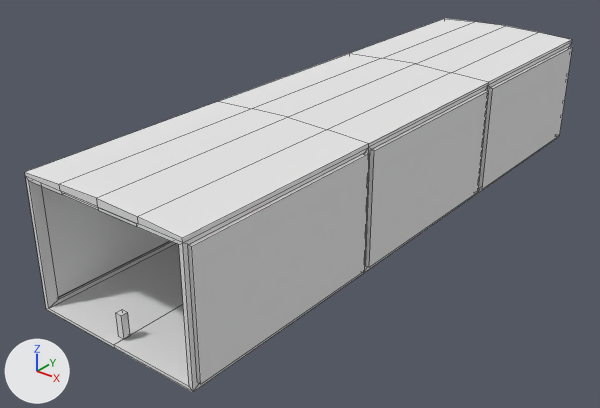
An edit to the Blender file Blender Moderls/Level 3 On Train/TrainSet.blend, drawn before and after from the same camera.
Both versions are drawn from a 50 mm lens placed at (34.7, -50.4, 29.7), pointed at (-1.7, -4.9, 1.5). Every picture has the same lights, and +X, +Y and +Z are marked at lower left. Mesh edges are drawn as thin lines. The same objects are shown in both versions, whatever each file hides.

Names of what the first picture shows: 'Cube', 'TrainSet'.
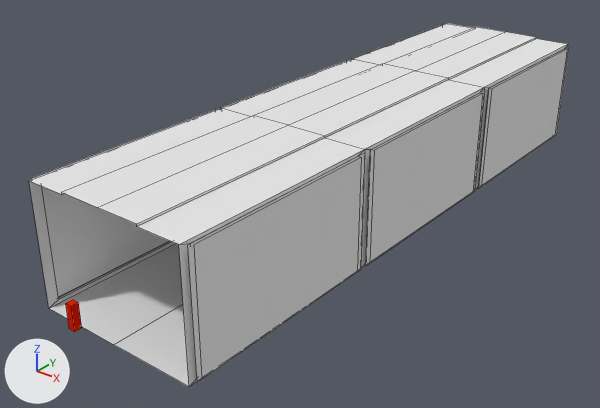
Changed parts and their boxes [x1, y1, x2, y2] in the pictures (600 x 408 px):
'TrainSet', reshaped: before [25, 18, 573, 392]; after [29, 23, 569, 386]
'Cube', recoloured, moved: before [116, 309, 130, 339]; after [66, 300, 82, 332]
part 1 of me_cube, deleted: before [25, 18, 573, 392]

Edits to the bpy script that builds the scene:
```text
Add mat_material_001:
    mat_material_001 = diffuse_material('Material.001')
    mat_material_001.base_color = (0.8, 0.0125, 0.0)  # red #e71d00
Change me_cube_019:
    where me_cube_019.from_pydata(...)  # 8 vertices, 6 faces; spans x -1.0..1.0, y -1.0..1.0, z -1.0..1.0
    add me_cube_019.materials.append(mat_material_001)  # red #e71d00
Change me_cube:
    used by ob_trainset; location = (0.0, 0.0, 0.0); scale = (1.68, 2.0, 1.18)
    remove me_cube.from_pydata(...)  # 104 vertices, 94 faces; spans x 0.0..4.2, y -12.5..12.5, z 0.0..8.4
    add me_cube.from_pydata(...)  # 61 vertices, 40 faces; spans x 0.0..4.0, y -12.5..12.5, z 0.2..7.9
    me_cube part 1
    43 vertices are removed from x 0.0..4.2, y -12.5..12.5, z 0.0..8.4
    54 faces are deleted
Change ob_cube:
    ob_cube.location: (0.0, -24.15, 1.23) -> (0.0, -27.48, 3.57)
```
